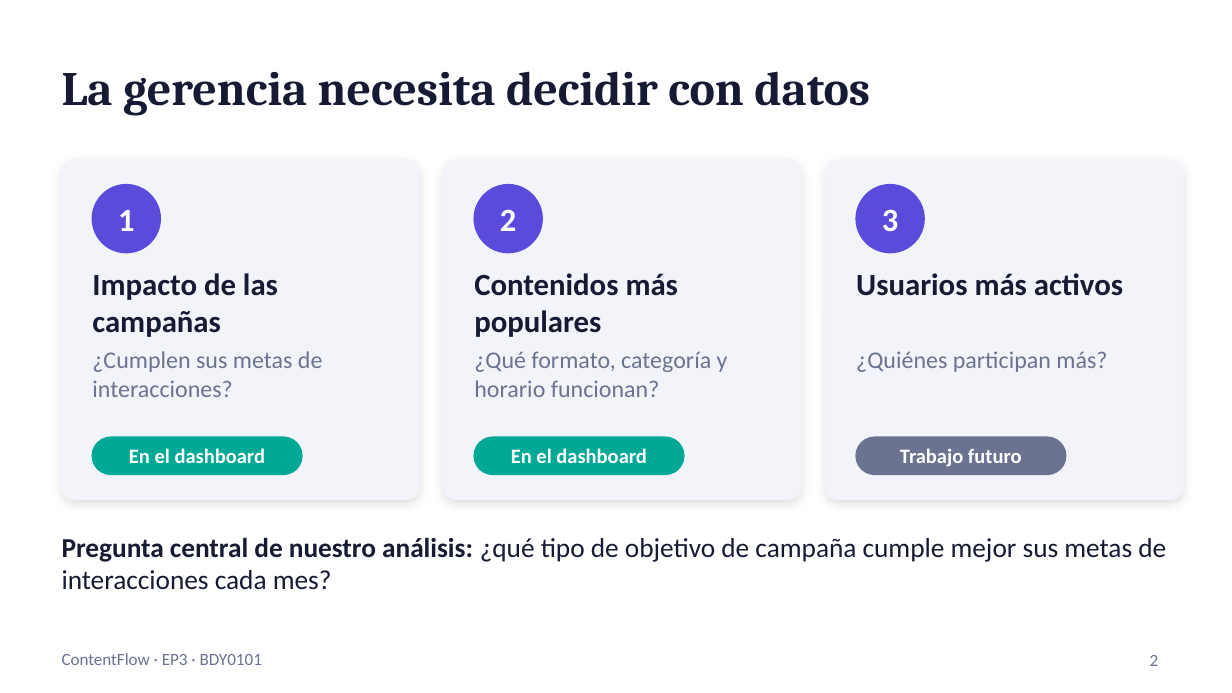
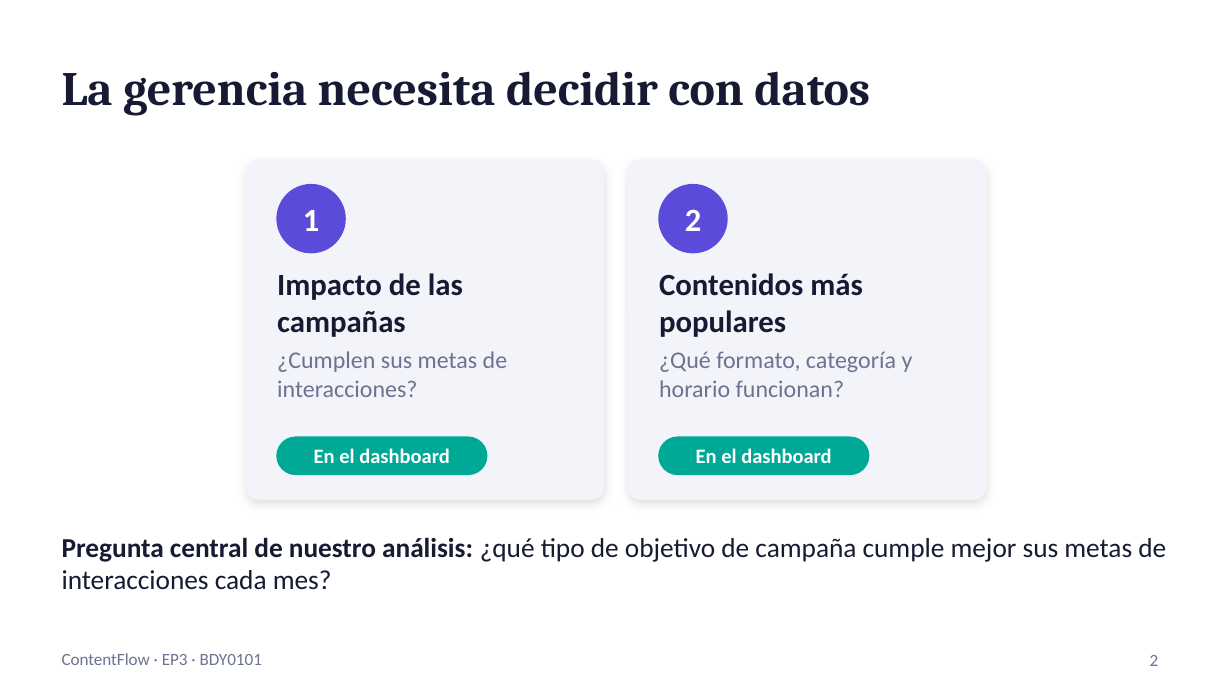
Before and after one commit to ChenteDUOC/ContentFlow, a slide deck: slide 2 of presentacion/ContentFlow_EP3_Presentacion.pptx. Drawn at 1232x693 pixels with LibreOffice and Linux fonts; fonts in the diff are those of the drawing. Boxes give left, top, right and bottom in pixels: in the first picture for what was removed or moved away, otherwise in the second. Text is boxed around its words. In the diff, an @@ line names an element or a change of style, - is before the commit and + after.

Commit message:
docs(ep3): enfocar presentación e informe en las preguntas del RICE

```diff
--- a/presentacion/ContentFlow_EP3_Presentacion.pptx
+++ b/presentacion/ContentFlow_EP3_Presentacion.pptx
@@ rounded rectangle removed at [825,160,1183,499] @@
@@ ellipse removed at [856,185,924,253] @@
@@ text removed at [882,209,898,231] @@
-3
@@ text removed at [856,273,1123,296] @@
-Usuarios más activos
@@ text removed at [856,351,1107,372] @@
-¿Quiénes participan más?
@@ 8 texts, 4 rounded rectangles, 2 ellipses: place and size @@
-8 texts, 4 rounded rectangles, 2 ellipses at [62,160,801,499]
+8 texts, 4 rounded rectangles, 2 ellipses at [246,160,986,499]
@@ rounded rectangle removed at [856,437,1066,474] @@
@@ text removed at [900,448,1022,467] @@
-Trabajo futuro
```
Also in this commit, not shown: 2 other files.
